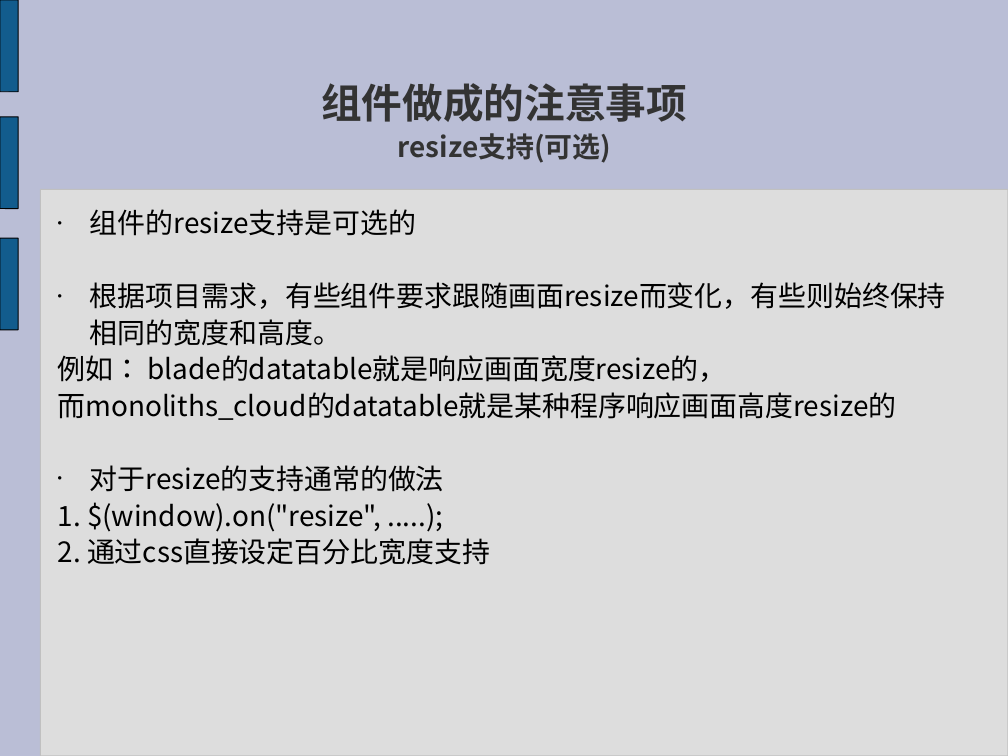
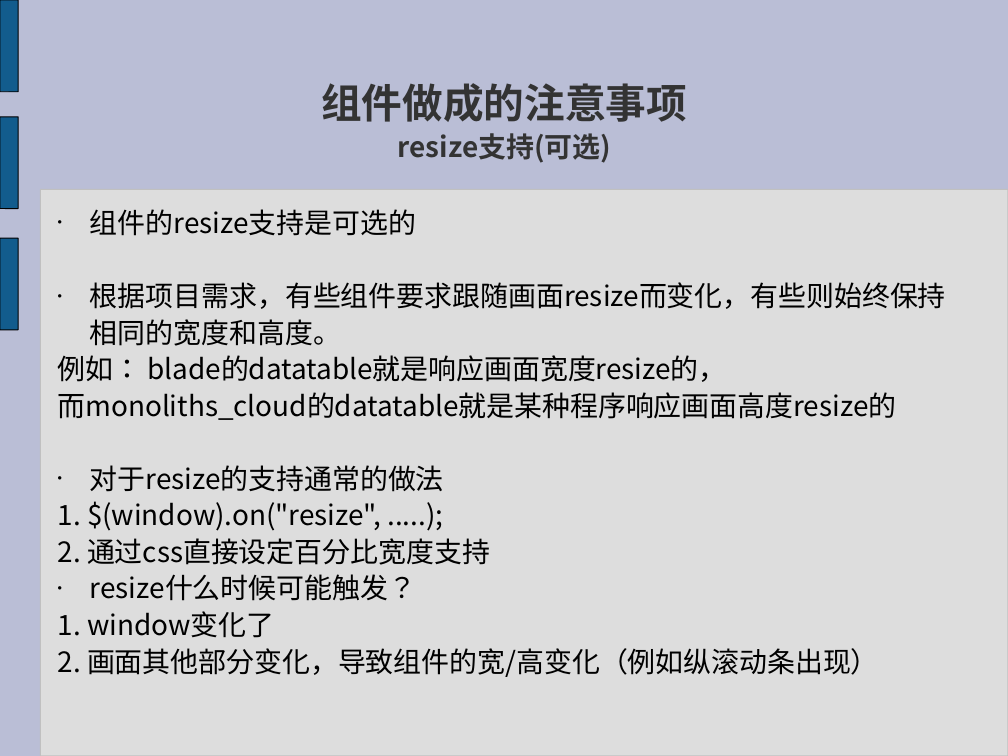
Before and after one commit to xiaoyuan521/jquery_plugin, a slide deck: slide 15 of jquery_plugin.ppt. Drawn at 1008x756 pixels with LibreOffice and Linux fonts; fonts in the diff are those of the drawing. Boxes give left, top, right and bottom in pixels: in the first picture for what was removed or moved away, otherwise in the second. Text is boxed around its words. In the diff, an @@ line names an element or a change of style, - is before the commit and + after.

Commit message:
modify ppt

```diff
--- a/jquery_plugin.ppt
+++ b/jquery_plugin.ppt
@@ text at [58,574,879,677]: paragraphs added @@
+• resize什么时候可能触发？
+1. window变化了
+2. 画面其他部分变化，导致组件的宽/高变化（例如纵滚动条出现）
```
